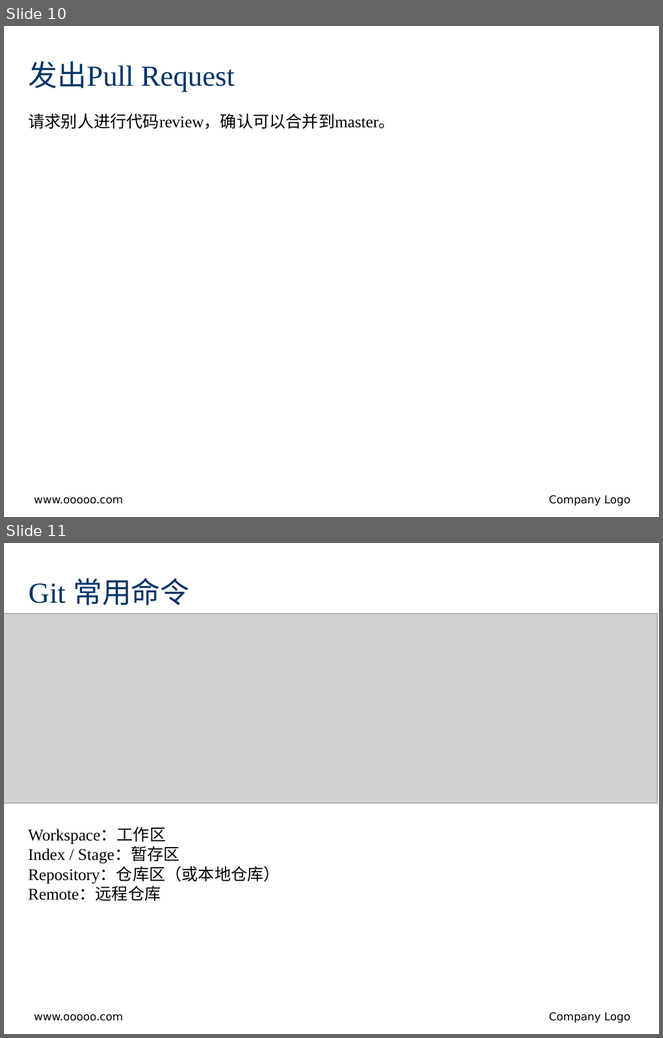
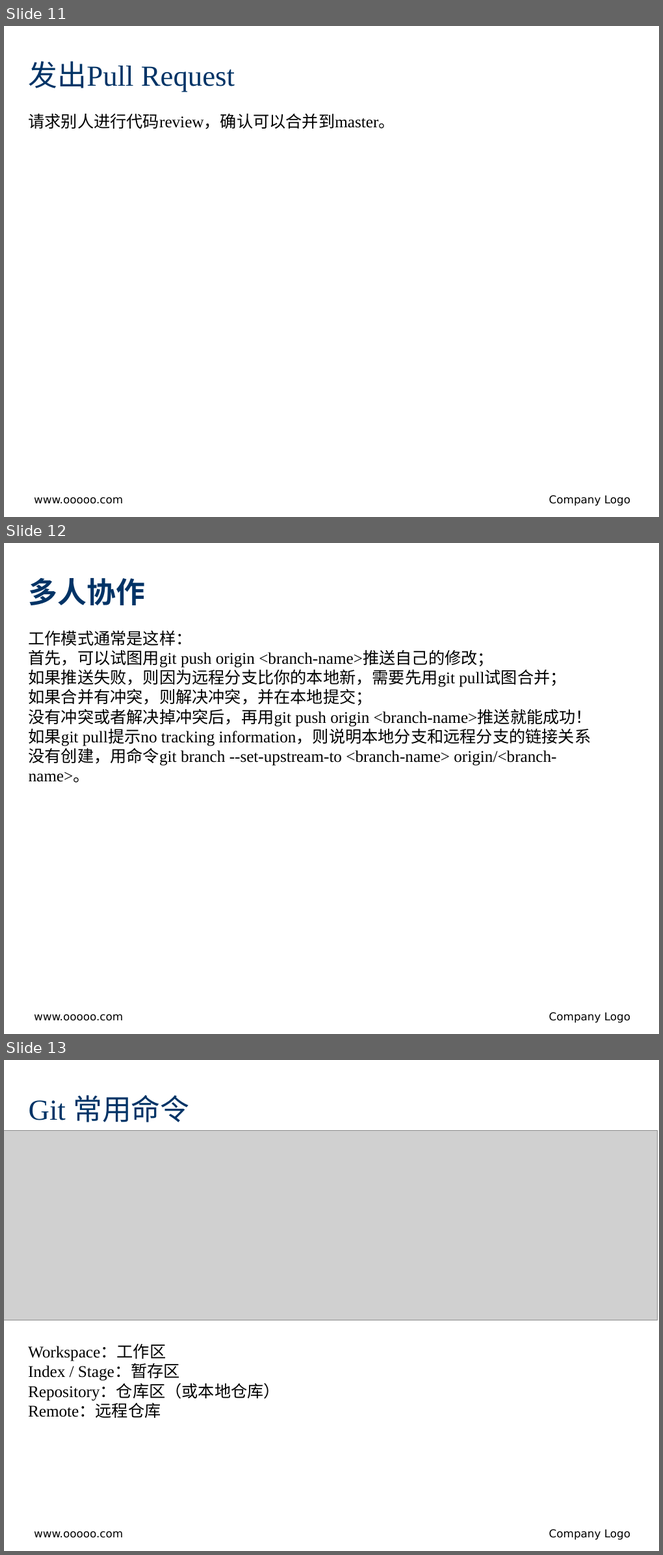
Before and after one commit to jinzhao-china/git.learning, a slide deck: Git Workflow.pptx. Shown one above the other, each under a label of ours: slides 10 and 11 before the commit, slides 11, 12 and 13 after it. The pictures are 663x1038 and 663x1555 pixels, drawn with LibreOffice and Linux fonts; fonts in the diff are those of the drawing; grey boxes stand for pictures; background and template pictures are left out. Boxes give left, top, right and bottom in pixels: in the first picture for what was removed or moved away, otherwise in the second. Text is boxed around its words. In the diff, an @@ line names an element or a change of style, - is before the commit and + after.

```diff
--- a/Git Workflow.pptx
+++ b/Git Workflow.pptx
@@ slide 12 added at <box>4,543,659,1034</box>, background #FFFFFF; not listed: 1 template element that a slide beside it also shows @@
@@ title added at <box>29,578,145,605</box>, 32 pt, text #003366, bold @@
+多人协作
@@ text added at <box>29,630,592,783</box>, 18 pt, text #000000 @@
+工作模式通常是这样：
+首先，可以试图用git push origin <branch-name>推送自己的修改；
+如果推送失败，则因为远程分支比你的本地新，需要先用git pull试图合并；
+如果合并有冲突，则解决冲突，并在本地提交；
+没有冲突或者解决掉冲突后，再用git push origin <branch-name>推送就能成功！
+如果git pull提示no tracking information，则说明本地分支和远程分支的链接关系没有创建，用命令git branch --set-upstream-to <branch-name> origin/<branch-name>。
@@ text added at <box>34,1014,123,1021</box>, 12 pt, text #000000 @@
+www.ooooo.com
@@ text added at <box>549,1012,631,1023</box>, 12 pt, text #000000 @@
+Company Logo
@@ what was slide 10 is now slide 11 @@
@@ what was slide 11 is now slide 13 @@
```
Also in this commit, not shown: 1 slide changed, 2 other slides added.
